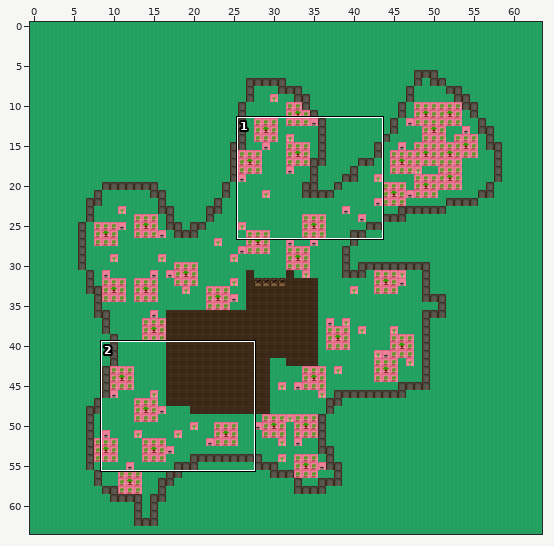
Two states of a Tiled map, assets/tiled/mapFarm4.tmx. Above: a wide view before the commit, with the close-up outlined.
Close-up. As it was:
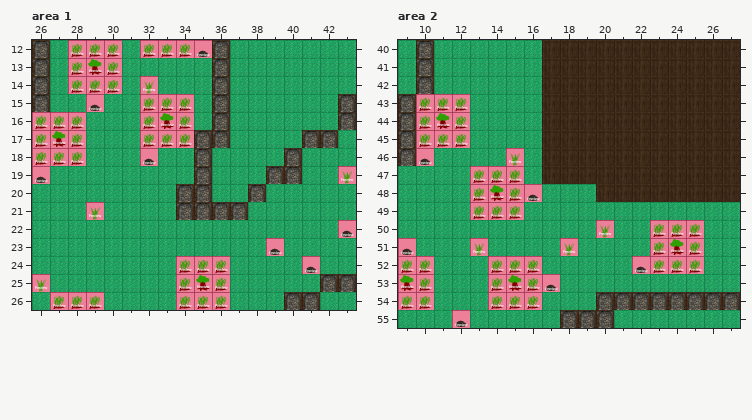
Cells are 64x64 px. Shown: area 1 x 26..43, y 12..26; area 2 x 9..27, y 40..55. The commit also changed other parts of the map, which this record leaves out.
Once edited:
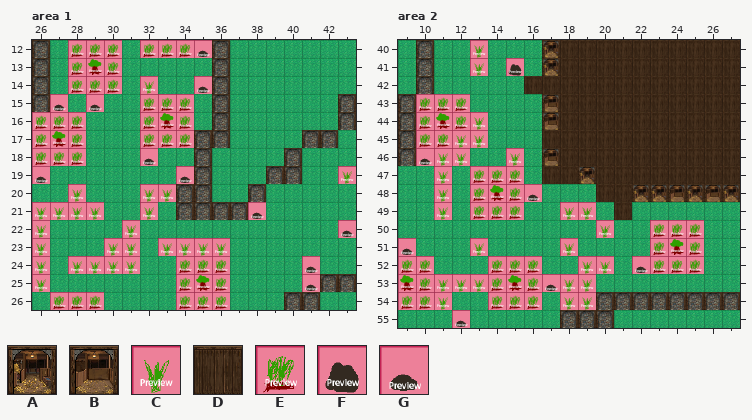
Key: from "tileset": A 16, B 17, C 18, D 24, E 26, F 34, G 42.
_ is an empty cell.
Changes in this commit:
Layer "walls", area 1:
y 14: x 35 _ -> G
y 15: x 27 _ -> G
y 19: x 34 _ -> G
y 20: x 28 _ -> C; x 32..33 __ -> CC
y 21: x 26..28 ___ -> CCC; x 32 _ -> C; x 38 _ -> G
y 22: x 26 _ -> C; x 31 _ -> C
y 23: x 26 _ -> C; x 30..31 __ -> CC; x 33..36 ____ -> CCCC; x 39 G -> _
y 24: x 26 _ -> C; x 28..31 ____ -> CCCC
y 25: x 41 _ -> G
Layer "walls", area 2:
y 40: x 13 _ -> C; x 17 D -> A
y 41: x 13 _ -> C; x 15 _ -> F; x 17 D -> A
y 42: x 16 _ -> D
y 43: x 17 D -> B
y 44: x 13 _ -> C; x 17 D -> B
y 45: x 12..13 E_ -> CC
y 46: x 11..12 __ -> CC; x 17 D -> B
y 47: x 11 _ -> C; x 19 D -> A
y 48: x 11 _ -> C; x 22..27 DDDDDD -> AABABA
y 49: x 11 _ -> C; x 18..19 __ -> CC; x 21 _ -> D
y 52: x 19..20 __ -> CC
y 53: x 11..13 ___ -> CCC; x 18..19 __ -> CC
y 54: x 11 _ -> C; x 18..19 __ -> CC
